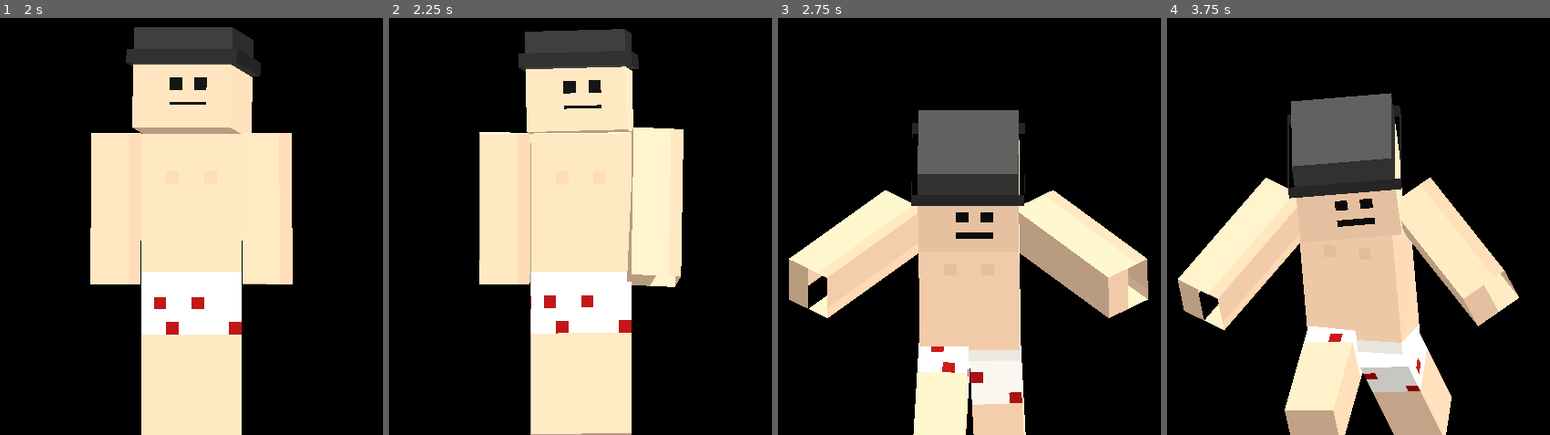
Above: before the commit, frames 1-4 (left to right).
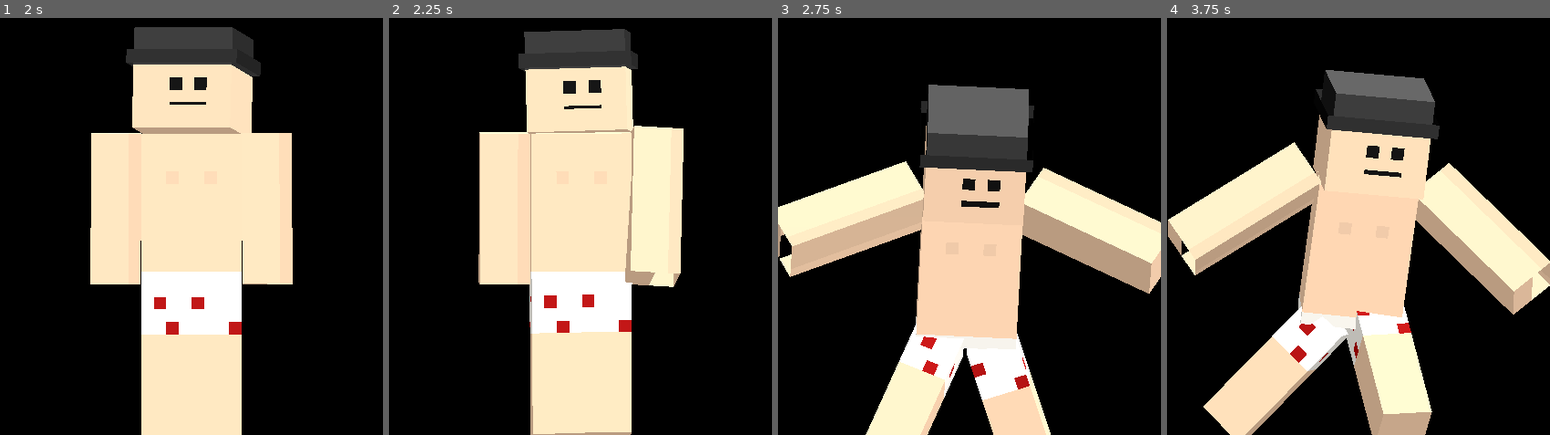
Above: after the commit, the same moments.

Repository: Livicianaa/Kevin
Game: Godot game, scene res://main.tscn
The game is run twice, just before and just after one commit, with the same random seed, the same clock (stepped at 60 frames per second) and the same inputs.
Inputs (mouse positions are in pixels of both pictures, inside the frame that each line leads up to):
- Up to frame 1 (2 s): move the mouse to (275, 155) at 0.52 s; click (275, 155) at 0.67 s; move the mouse to (114, 205) at 1.27 s; click (114, 205) at 1.42 s
- Up to frame 2 (2.25 s): move the mouse to (618, 68) at 2.02 s; click (618, 68) at 2.17 s
- Up to frame 3 (2.75 s): no input
- Up to frame 4 (3.75 s): move the mouse to (1339, 280) at 2.77 s; click (1339, 280) at 2.92 s; move the mouse to (1473, 255) at 3.52 s; click (1473, 255) at 3.67 s

Frame 1 is identical in both runs. In frame 2, 0.7% of the frame differs, in the area x 23-77%, y 2-100%; in frame 3, 28%; in frame 4, 40%, in the area x 0-100%, y 12-100%.

Commit message:
Govde: asimetrik destekli kalkis, gorunur inis, kendini daha az saliyor
livi: 'hala put gibi kalkiyor' + 'kolundan tutunca direkt kendini birakiyor;
kuvvet uygulamadikca salmasina gerek yok' + 'sag elinden destek aldi, bir
ayagini bastı, diger elini o ayagina atti ve kalkti gibi olmasi lazim'.

- Kalkis asimetrik: sirt ustu -> bir yana donup o eli yere, eline yaslanip
  dogrulma, diz cokme + tek ayak onde, diger el o dizde, dizden iterek kalkma.
  Yuz ustu -> bir el omuz altina, iki elle itme, tek diz + tek ayak, el dizde,
  kalkma. Hangi elden baslayacagi rastgele (ayna).
- Kalkarken ilk ~0.9 sn icinde profile donuyor: kameraya dogru uzanmis
  yatarken hareket derinlikte kalip onden 'direk gibi' gorunuyordu.
- Ayak ustu inis onden gorunur: bacaklar yana acik, govde saga sola yalpaliyor,
  kollar denge icin yukari. Havada dengelenme sadece zaten neredeyse dikse
  (sihirli sekilde havada dikleşmiyor).
- Sert dustuyse ara sira sersemlemis gibi kafasini sallıyor.
- Kendini salma esikleri: yukari 0.45 -> 1.1 (once parmak uclarinda
  yukseliyor), cekme 1.5 -> 2.6, savurma 8 -> 14 birim/sn. Tutulurken kaslar
  daha guclu.

Diff:
--- a/body/character.gd
+++ b/body/character.gd
@@ -135,6 +135,7 @@
 ## Kalkis zaman cizelgesi: [[saniye, govde transformu, {uzuv: Quaternion}], ...]
 var getup_keys := []
 var getup_time := 0.0
+var hard_fall := false
 
 ## Tutan el (main her karede gunceller). held_part "" = tutulmuyor.
 var held_part := ""
@@ -143,14 +144,19 @@
 
 ## Sendeleme (LED): ayaktayken yavasca cekilince ragdoll yerine dengesi
 ## bozulmus gibi cekilen yone yuruyor. Hizli ya da yukari cekilince ragdoll.
-const LED_LIFT := 0.45
-const LED_MAX_PULL := 1.5
-const LED_MAX_MOUSE_SPEED := 8.0
+## livi: "kendini ne kadar az birakirsa o kadar iyi; kuvvet uygulamadikca
+## salmasina gerek yok". Esikler yuksek: ancak gercekten kaldirinca/savurunca.
+const LED_LIFT := 1.1
+const LED_MAX_PULL := 2.6
+const LED_MAX_MOUSE_SPEED := 14.0
+## Yukari cekince once parmak uclarinda yukseliyor (en fazla, birim)
+const LED_TIPTOE := 0.22
 var led_part := ""
 var led_local := Vector3.ZERO
 var led_target := Vector3.ZERO
 var led_lean := 0.0
 var led_speed := 0.0
+var led_rise := 0.0
 
 
 func _ready() -> void:
@@ -443,7 +449,7 @@
 
 	var root := Transform3D(Basis(Vector3.UP, facing_now), Vector3(root_x, ground_y, 0))
 	if mode == Mode.LED:
-		root = root * Transform3D(Basis(Vector3.RIGHT, led_lean), Vector3.ZERO)
+		root = root * Transform3D(Basis(Vector3.RIGHT, led_lean), Vector3(0, led_rise, 0))
 	if emote:
 		for k in pose:
 			pose[k] = lerpf(pose[k], vanilla.get(k, 0.0), emote_weight)
@@ -651,6 +657,7 @@
 	led_local = local_point
 	led_lean = 0.0
 	led_speed = 0.0
+	led_rise = 0.0
 	mode = Mode.LED
 
 
@@ -684,6 +691,7 @@
 	led_speed = clampf(absf(vx) / 2.2, 0.0, 1.0) * 0.7
 	var lean_target := clampf(absf(pull.x) * 0.5, 0.0, 0.4) if absf(facing_now) > 0.5 else 0.0
 	led_lean = lerpf(led_lean, lean_target, minf(1.0, delta * 6.0))
+	led_rise = lerpf(led_rise, clampf(pull.y * 0.35, 0.0, LED_TIPTOE), minf(1.0, delta * 8.0))
 	attention_left = 0.5
 	_update_look(delta)
 
@@ -797,7 +805,7 @@
 				pass
 			_:
 				targets[held_part] = _point_limb_at(held_part, hold_point, bb)
-				strength[held_part] = 0.45
+				strength[held_part] = 0.7
 		for arm in ["right_arm", "left_arm"]:
 			if arm == held_part:
 				continue
@@ -814,20 +822,20 @@
 					strength[arm] = 0.15
 				else:
 					targets[arm] = reach
-					strength[arm] = 0.75
+					strength[arm] = 0.95
 		for leg in ["right_leg", "left_leg"]:
 			if leg == held_part:
 				continue
 			var phase := 0.0 if leg == "right_leg" else PI
 			targets[leg] = Quaternion.from_euler(Vector3(-0.2 + sin(muscle_t * 7.0 + phase) * 0.5, 0, 0))
-			strength[leg] = 0.7
+			strength[leg] = 0.9
 		if held_part != "head":
 			targets["head"] = _look_quat(hold_point, bb)
 			strength["head"] = 0.6
 	else:
 		var v := body.linear_velocity
 		var airborne := v.length() > 1.5 or body.global_position.y - ground_y > 1.1
-		if airborne and bb.y.y > 0.55:
+		if airborne and bb.y.y > 0.9:
 			# Dik dusuyor: ayak ustune inmeye hazirlan, kollar denge icin acik.
 			# Govdeyi dik tutan hafif bir "havada denge" torku da var.
 			for limb in LIMBS:
@@ -952,39 +960,42 @@
 ## asagidan; + geriye, - one): kollar/bacaklar yere gercekten dayaniyor.
 ## livi: "sihirli sekilde geri ayaga kalkmasin, kolundan bacagindan destek alsin".
 const GETUP_PLANS := {
-	# Sirt ustu: dogrul-otur (eller arkada yere dayali) -> dizler -> tek diz -> ayakta.
-	# Ara pozlarda kisa duraklama: surekli donus "dimdik kalkiyor" gibi gorunuyordu.
+	# Sirt ustu: bir yana donup o eli yere dayar, eline yaslanip dogrulur, diz
+	# coker, tek ayagini basar, diger elini o dizine koyup iterek kalkar.
+	# livi: "sag elinden destek aldi, bir ayagini yere basti, diger elini o
+	# ayagina atti, ordan destek alip kalkti gibi olmasi lazim". Simetrik
+	# (iki kol/bacak ayni anda) kalkis "direk gibi" gorunuyordu.
 	"supine": [
-		{"t": 0.0, "lean": -90.0, "h": 2.2, "dx": 0.0, "arm": -90.0, "rleg": -90.0, "lleg": -90.0, "head": 0.0},
-		{"t": 0.25, "lean": -85.0, "h": 2.4, "dx": 0.0, "arm": -60.0, "rleg": -90.0, "lleg": -90.0, "head": 0.35},
-		{"t": 0.8, "lean": -25.0, "h": 7.5, "dx": 4.0, "arm": 35.0, "rleg": -85.0, "lleg": -85.0, "head": 0.15},
-		{"t": 1.15, "lean": -20.0, "h": 7.8, "dx": 4.0, "arm": 30.0, "rleg": -80.0, "lleg": -85.0, "head": 0.05},
-		{"t": 1.75, "lean": 35.0, "h": 12.0, "dx": 7.0, "arm": -10.0, "rleg": 50.0, "lleg": 50.0, "head": -0.1},
-		{"t": 2.05, "lean": 32.0, "h": 12.3, "dx": 7.0, "arm": -8.0, "rleg": 48.0, "lleg": 50.0, "head": -0.2},
-		{"t": 2.6, "lean": 10.0, "h": 14.5, "dx": 7.5, "arm": -15.0, "rleg": -35.0, "lleg": 30.0, "head": 0.0},
-		{"t": 3.2, "lean": 0.0, "h": 18.0, "dx": 7.5, "arm": 0.0, "rleg": 0.0, "lleg": 0.0, "head": 0.0},
+		{"t": 0.0, "lean": -90.0, "h": 2.2, "dx": 0.0, "rarm": -80.0, "larm": -80.0, "rleg": -88.0, "lleg": -85.0, "head": 0.0},
+		{"t": 0.4, "lean": -80.0, "roll": 18.0, "h": 3.0, "dx": 0.5, "rarm": 20.0, "larm": -60.0, "rleg": -88.0, "lleg": -80.0, "head": 0.4},
+		{"t": 0.95, "lean": -35.0, "roll": 14.0, "h": 7.0, "dx": 3.0, "rarm": 35.0, "larm": -40.0, "rleg": -86.0, "lleg": -70.0, "head": 0.25},
+		{"t": 1.3, "lean": -30.0, "roll": 12.0, "h": 7.3, "dx": 3.2, "rarm": 32.0, "larm": -35.0, "rleg": -84.0, "lleg": -65.0, "head": 0.2},
+		{"t": 1.9, "lean": 30.0, "roll": -6.0, "h": 11.0, "dx": 6.0, "rarm": -15.0, "larm": -10.0, "rleg": 55.0, "lleg": -55.0, "head": 0.3},
+		{"t": 2.45, "lean": 26.0, "roll": -4.0, "h": 12.5, "dx": 6.5, "rarm": -8.0, "larm": -38.0, "larmroll": 0.02, "rleg": 45.0, "lleg": -45.0, "head": 0.25},
+		{"t": 3.05, "lean": 12.0, "roll": -2.0, "h": 15.5, "dx": 7.0, "rarm": 0.0, "larm": -25.0, "larmroll": 0.04, "rleg": 20.0, "lleg": -25.0, "head": 0.05},
+		{"t": 3.6, "lean": 0.0, "h": 18.0, "dx": 7.5, "rarm": 0.0, "larm": 0.0, "rleg": 0.0, "lleg": 0.0, "head": 0.0},
 	],
-	# Yuz ustu: sinav gibi kollarla it -> dizler -> tek diz -> ayakta
+	# Yuz ustu: bir eli omuz altina, iki elle it, bir dizin ustune gel, diger
+	# ayagi one bas, eli dizine koyup kalk
 	"prone": [
-		{"t": 0.0, "lean": 90.0, "h": 2.2, "dx": 0.0, "arm": 90.0, "rleg": 90.0, "lleg": 90.0, "head": 0.0},
-		{"t": 0.3, "lean": 88.0, "h": 2.4, "dx": 0.0, "arm": 20.0, "rleg": 90.0, "lleg": 90.0, "head": -0.3},
-		{"t": 0.8, "lean": 70.0, "h": 10.3, "dx": -1.0, "arm": 0.0, "rleg": 47.0, "lleg": 47.0, "head": -0.4},
-		{"t": 1.1, "lean": 68.0, "h": 10.0, "dx": -1.0, "arm": 2.0, "rleg": 47.0, "lleg": 47.0, "head": -0.3},
-		{"t": 1.65, "lean": 30.0, "h": 12.0, "dx": -4.0, "arm": -5.0, "rleg": 55.0, "lleg": 55.0, "head": -0.15},
-		{"t": 1.95, "lean": 28.0, "h": 12.2, "dx": -4.0, "arm": -6.0, "rleg": 53.0, "lleg": 55.0, "head": -0.2},
-		{"t": 2.5, "lean": 10.0, "h": 14.5, "dx": -5.0, "arm": -15.0, "rleg": -35.0, "lleg": 30.0, "head": 0.0},
-		{"t": 3.1, "lean": 0.0, "h": 18.0, "dx": -5.0, "arm": 0.0, "rleg": 0.0, "lleg": 0.0, "head": 0.0},
+		{"t": 0.0, "lean": 90.0, "h": 2.2, "dx": 0.0, "rarm": 80.0, "larm": 80.0, "rleg": 88.0, "lleg": 88.0, "head": 0.0},
+		{"t": 0.45, "lean": 88.0, "roll": -8.0, "h": 2.6, "dx": 0.0, "rarm": 5.0, "larm": 70.0, "rleg": 88.0, "lleg": 88.0, "head": -0.3},
+		{"t": 0.95, "lean": 68.0, "roll": -4.0, "h": 9.5, "dx": -1.0, "rarm": 0.0, "larm": 4.0, "rleg": 60.0, "lleg": 72.0, "head": -0.35},
+		{"t": 1.25, "lean": 66.0, "roll": -3.0, "h": 9.4, "dx": -1.0, "rarm": 2.0, "larm": 5.0, "rleg": 58.0, "lleg": 70.0, "head": -0.25},
+		{"t": 1.85, "lean": 30.0, "roll": 5.0, "h": 11.2, "dx": -3.5, "rarm": -12.0, "larm": -8.0, "rleg": 55.0, "lleg": -50.0, "head": 0.2},
+		{"t": 2.4, "lean": 26.0, "roll": 4.0, "h": 12.5, "dx": -4.0, "rarm": -6.0, "larm": -38.0, "larmroll": 0.02, "rleg": 45.0, "lleg": -45.0, "head": 0.25},
+		{"t": 3.0, "lean": 12.0, "roll": 2.0, "h": 15.5, "dx": -4.5, "rarm": 0.0, "larm": -25.0, "larmroll": 0.04, "rleg": 20.0, "lleg": -25.0, "head": 0.05},
+		{"t": 3.55, "lean": 0.0, "h": 18.0, "dx": -5.0, "rarm": 0.0, "larm": 0.0, "rleg": 0.0, "lleg": 0.0, "head": 0.0},
 	],
-	# Dik (ayak ustu indi ya da oturur gibi kaldi): comel, darbeyi al, dogrul
 	# livi: "put gibi duruyor, dususu biraz soft olsun": derin comelme, kollar
 	# denge icin acik, dogrulurken hafif geriye esneyip toparlanma
 	"upright": [
-		{"t": 0.0, "lean": 12.0, "h": 16.5, "dx": 0.0, "arm": -20.0, "aroll": 0.35, "rleg": -10.0, "lleg": 8.0, "head": 0.05},
-		{"t": 0.22, "lean": 32.0, "h": 12.0, "dx": 0.5, "arm": -55.0, "aroll": 0.7, "rleg": -38.0, "lleg": 30.0, "head": 0.15},
-		{"t": 0.45, "lean": 28.0, "h": 12.4, "dx": 0.5, "arm": -45.0, "aroll": 0.6, "rleg": -36.0, "lleg": 28.0, "head": 0.1},
-		{"t": 0.8, "lean": -6.0, "h": 16.5, "dx": 0.5, "arm": -20.0, "aroll": 0.4, "rleg": -8.0, "lleg": 6.0, "head": -0.05},
-		{"t": 1.15, "lean": 3.0, "h": 17.7, "dx": 0.5, "arm": -5.0, "aroll": 0.18, "rleg": 0.0, "lleg": 0.0, "head": 0.0},
-		{"t": 1.4, "lean": 0.0, "h": 18.0, "dx": 0.5, "arm": 0.0, "rleg": 0.0, "lleg": 0.0, "head": 0.0},
+		{"t": 0.0, "lean": 10.0, "roll": 8.0, "h": 16.5, "dx": 0.0, "arm": -20.0, "aroll": 0.6, "rleg": -10.0, "lleg": 8.0, "lroll": 0.25, "head": 0.05},
+		{"t": 0.18, "lean": 24.0, "roll": -7.0, "h": 13.0, "dx": 0.3, "arm": -40.0, "aroll": 1.15, "rleg": -25.0, "lleg": 20.0, "lroll": 0.38, "head": 0.2},
+		{"t": 0.45, "lean": 16.0, "roll": 8.0, "h": 13.8, "dx": 0.5, "arm": -30.0, "aroll": 0.95, "rleg": -15.0, "lleg": 10.0, "lroll": 0.3, "head": -0.1},
+		{"t": 0.75, "lean": -4.0, "roll": -5.0, "h": 16.4, "dx": 0.5, "arm": -15.0, "aroll": 0.5, "rleg": -5.0, "lleg": 4.0, "lroll": 0.15, "head": 0.05},
+		{"t": 1.05, "lean": 2.0, "roll": 2.0, "h": 17.6, "dx": 0.5, "arm": -5.0, "aroll": 0.25, "rleg": 0.0, "lleg": 0.0, "head": 0.0},
+		{"t": 1.35, "lean": 0.0, "h": 18.0, "dx": 0.5, "arm": 0.0, "rleg": 0.0, "lleg": 0.0, "head": 0.0},
 	],
 }
 ## Kenara yakin dustuyse diz cokme sonrasi: kenara don, elleri duvara dayayip
@@ -1050,38 +1061,51 @@
 	if upright:
 		fwd = Vector3(bb.z.x, 0, bb.z.z).normalized() if Vector2(bb.z.x, bb.z.z).length() > 0.05 else Vector3.BACK
 	var face := atan2(fwd.x, fwd.z)
+	# Yattigi yonden baslayip ilk ~0.9 sn icinde profile donuyor: kameraya dogru
+	# uzanmis yatarken oturma/diz cokme derinlikte kaliyor, onden bakinca
+	# "direk gibi" kalkiyormus gibi gorunuyordu. Birden donunce de isinlaniyordu.
+	var face_profile := (1.0 if fwd.x >= 0.0 else -1.0) * FACE_SIDE
 
 	var x0 := body_xf.origin.x
 	var z0 := body_xf.origin.z
 	var settle := GETUP_SETTLE if not upright else 0.12
 	getup_keys = [[0.0, Transform3D(bb, body_xf.origin), start_local]]
 	var face_wall := wall_dir * FACE_SIDE
+	var mirror := randf() < 0.5
 	for key in plan:
 		var lean := deg_to_rad(key.lean)
 		var on_wall: bool = key.get("wall", false)
-		var basis := Basis(Vector3.UP, face_wall if on_wall else face) * Basis(Vector3.RIGHT, lean)
+		var face_k := face if upright else lerp_angle(face, face_profile, clampf(key.t / 0.9, 0.0, 1.0))
+		if on_wall:
+			face_k = face_wall
+		var basis := Basis(Vector3.UP, face_k) * Basis(Vector3.RIGHT, lean) \
+			* Basis(Vector3.BACK, deg_to_rad(key.get("roll", 0.0)) * (-1.0 if mirror else 1.0))
+		var fwd_k := Vector3(sin(face_k), 0, cos(face_k))
 		var along: float = key.t / plan[plan.size() - 1].t
-		var origin: Vector3 = Vector3(x0, ground_y + key.h * PX, z0 * (1.0 - along)) + fwd * float(key.get("dx", 0.0)) * PX
+		var origin: Vector3 = Vector3(x0, ground_y + key.h * PX, z0 * (1.0 - along)) + fwd_k * float(key.get("dx", 0.0)) * PX
 		origin.x = lerpf(origin.x, clampf(origin.x, bounds.x, bounds.y), along)
 		if on_wall:
 			origin.x = wall_x - wall_dir * WALL_STAND_OFF
 		var local := {}
+		# Rastgele ayna: bazen sol elden, bazen sag elden baslasin
+		var rk := "l" if mirror else "r"
+		var lk := "r" if mirror else "l"
 		for limb in LIMBS.keys():
 			var world_a := 0.0
 			var roll := 0.0
 			match limb:
 				"right_arm":
-					world_a = key.arm
-					roll = -key.get("aroll", 0.12)
+					world_a = key.get(rk + "arm", key.get("arm", 0.0))
+					roll = -key.get(rk + "armroll", key.get("aroll", 0.12))
 				"left_arm":
-					world_a = key.arm
-					roll = key.get("aroll", 0.12)
+					world_a = key.get(lk + "arm", key.get("arm", 0.0))
+					roll = key.get(lk + "armroll", key.get("aroll", 0.12))
 				"right_leg":
-					world_a = key.rleg
-					roll = -0.04
+					world_a = key.get(rk + "leg", 0.0)
+					roll = -key.get("lroll", 0.04)
 				"left_leg":
-					world_a = key.lleg
-					roll = 0.04
+					world_a = key.get(lk + "leg", 0.0)
+					roll = key.get("lroll", 0.04)
 			var e := Vector3(deg_to_rad(world_a) - lean, 0, roll)
 			if limb == "head":
 				e = Vector3(key.head, 0, 0)
@@ -1094,10 +1118,13 @@
 		getup_keys.append([settle + key.t, Transform3D(basis, origin), local])
 
 	getup_time = 0.0
+	hard_fall = not upright
 	var last_key: Transform3D = getup_keys[getup_keys.size() - 1][1]
 	root_x = clampf(last_key.origin.x, bounds.x, bounds.y)
 	if wall_dir != 0.0:
 		face = face_wall
+	elif not upright:
+		face = face_profile
 	facing = face
 	facing_now = face
 	anim_state = "idle"
@@ -1137,6 +1164,9 @@
 		mode = Mode.ANIMATED
 		anim_t = 0.0
 		_set_state("idle", randf_range(1.0, 2.0))
+		# Sert dustuyse ara sira sersemlemis gibi kafasini sallasin
+		if hard_fall and randf() < 0.5:
+			play_emote("shake", 1.6)
 
 
 # =====================================================================
